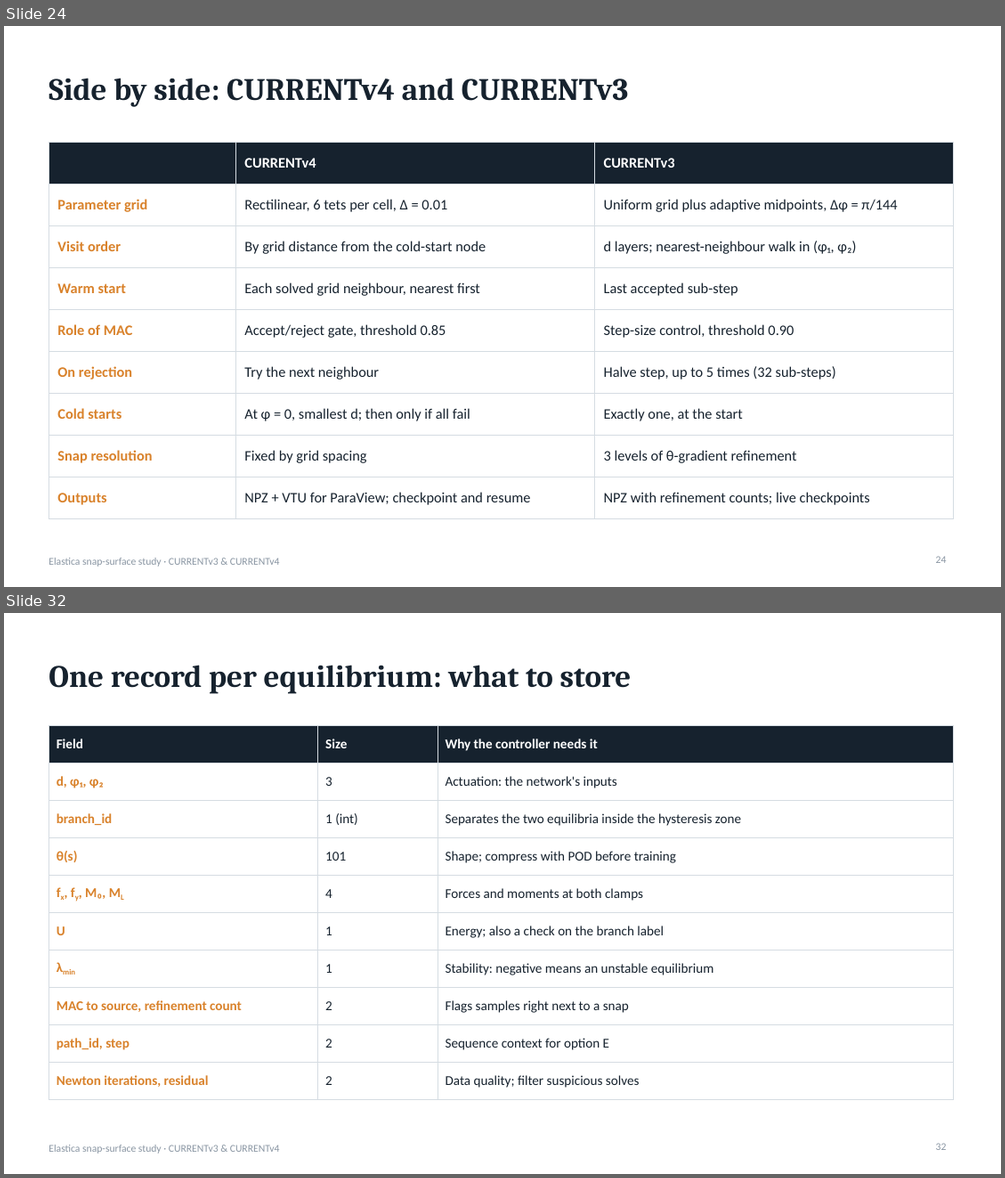
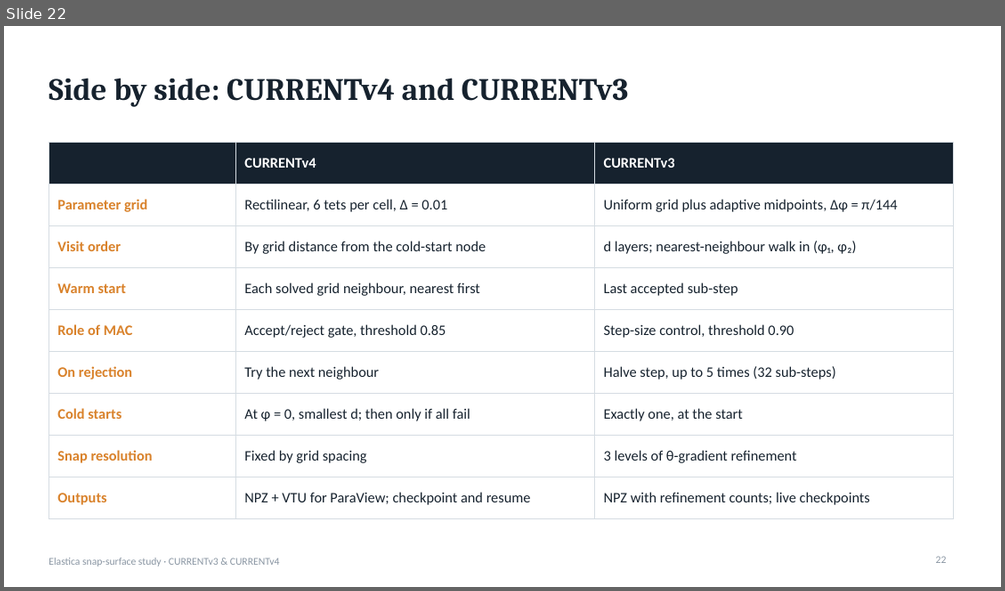
Before and after one commit to grraxx/elastica, a slide deck: presentation/elastica_snap_surface.pptx. Shown one above the other, each under a label of ours: slides 24 and 32 before the commit, slide 22 after it; the slides between them are not shown. The pictures are 1005x1178 and 1005x591 pixels, drawn with LibreOffice and Linux fonts; fonts in the diff are those of the drawing. Boxes give left, top, right and bottom in pixels: in the first picture for what was removed or moved away, otherwise in the second. Text is boxed around its words. In the diff, an @@ line names an element or a change of style, - is before the commit and + after.

```diff
--- a/presentation/elastica_snap_surface.pptx
+++ b/presentation/elastica_snap_surface.pptx
@@ slide 32 removed at <box>4,613,1001,1174</box>, background #FFFFFF; not listed: 1 template element that a slide beside it also shows @@
@@ title removed at <box>48,665,631,694</box> @@
-One record per equilibrium: what to store
@@ table removed at <box>48,725,954,1099</box>, 10 rows, 3 columns @@
-Field | Size | Why the controller needs it
-d, φ₁, φ₂ | 3 | Actuation: the network's inputs
-branch_id | 1 (int) | Separates the two equilibria inside the hysteresis zone
-θ(s) | 101 | Shape; compress with POD before training
-fx, fy, M₀, ML | 4 | Forces and moments at both clamps
-U | 1 | Energy; also a check on the branch label
-λmin | 1 | Stability: negative means an unstable equilibrium
-MAC to source, refinement count | 2 | Flags samples right next to a snap
-path_id, step | 2 | Sequence context for option E
-Newton iterations, residual | 2 | Data quality; filter suspicious solves
@@ page number removed at <box>936,1143,947,1150</box> @@
-32
@@ what was slide 24 is now slide 22 @@
@@ page number at <box>936,556,947,563</box>: text changed @@
-24
+22
```
Also in this commit, not shown: 4 slides changed, 11 other slides removed.
